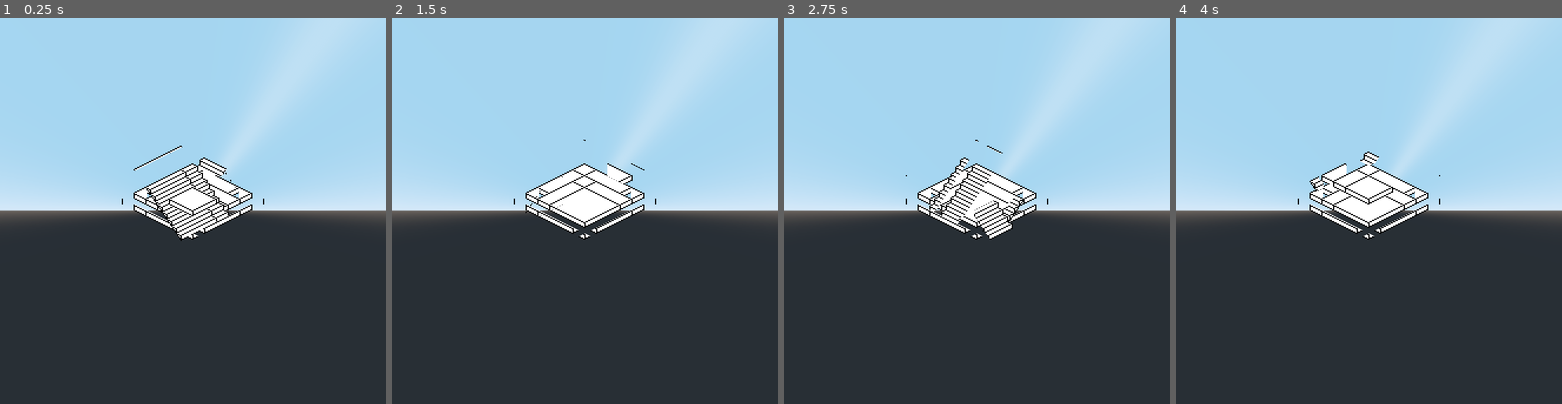
Above: before the commit, frames 1-4 (left to right).
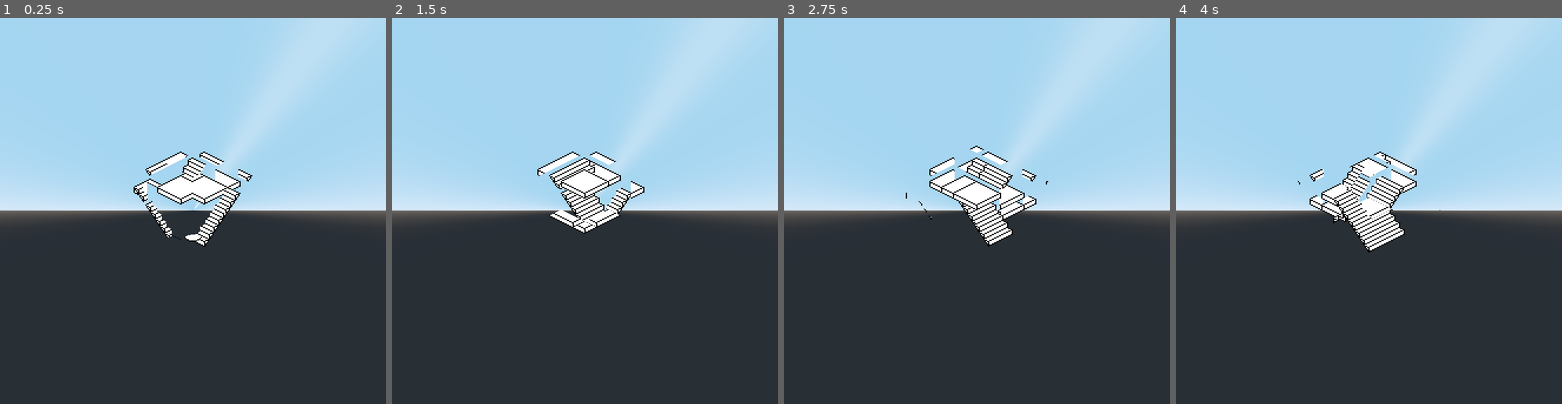
Above: after the commit, the same moments.

Repository: jlcarr/IsoMAZEtric
Game: Godot game, scene res://Main.tscn
Same seed, same stepped clock (60 frames per second), same inputs: the game is played once before the commit and once after it.
Inputs:
- Up to frame 1 (0.25 s): no input
- Up to frame 2 (1.5 s): tap Enter at 0.5 s; hold Right (ui_right) 0.53-1.28 s; hold Shift (ui_rotate) 0.53-1.28 s; tap Space at 1.25 s; hold Down (ui_down) from 1.28 s (still down); tap Shift (ui_rotate) at 1.35 s
- Up to frame 3 (2.75 s): tap Enter at 2 s; release Down (ui_down) at 2.03 s; hold Right (ui_right) from 2.03 s (still down); hold Shift (ui_rotate) from 2.03 s (still down)
- Up to frame 4 (4 s): tap Space at 2.75 s; release Right (ui_right) at 2.78 s; release Shift (ui_rotate) at 2.78 s; hold Up (ui_up) 2.78-3.53 s; tap Shift (ui_rotate) at 2.85 s; tap Enter at 3.5 s; hold Left (ui_left) from 3.53 s (still down); hold Shift (ui_rotate) from 3.53 s (still down)

The runs differ from the first frame. In frame 1, 3.6% of the frame differs, in the area x 31-69%, y 33-60%; in frame 2, 3.1%; in frame 3, 3.3%; in frame 4, 3.4%.

Commit message:
Added random walk. Tried to fix player respawn position.

Diff:
--- a/src/Levels.gd
+++ b/src/Levels.gd
@@ -1,6 +1,4 @@
 extends Node
-
-# Consider using callv for generator functions
 
 const levels = [
 	{
@@ -9,15 +7,26 @@
 		"ConstMap":
 			[
 				[
-					[1,1,],
-					[1,1,]
+					[1,1],
+					[1,1]
 				],
 				[
 					[0,0],
-					[3,2]
+					[3,0]
 				]
-			],
-		"GenFunc": ""
+			]
+	},
+	{
+		"Name": "",
+		"HintText": "",
+		"ConstMap":
+			[
+				[
+					[1,1,1],
+					[1,1,1],
+					[1,1,1]
+				]
+			]
 	},
 	{
 		"Name": "",
@@ -45,8 +54,7 @@
 					[0,0,0,0,0],
 					[0,0,0,0,0],
 				]
-			],
-		"GenFunc": ""
+			]
 	},
 	{
 		"Name": "",
@@ -81,20 +89,108 @@
 					[1,3,0,0,0],
 					[1,3,0,0,0],
 				],
-			],
-		"GenFunc": ""
+			]
+	},
+	{
+		"Name": "",
+		"HintText": "",
+		"FuncMap": "random_walk",
+		"MapParams": [Vector3(6,6,6), 2*6*6*6]
 	}
 ]
 
 
-func random_walk(x_l, y_l, z_l, walk_len):
-	var map = []
-	for i in x_l:
+func random_walk(dim, walk_len):
+	randomize()
+	# Initialize the map to empty
+	var level_array = []
+	for i in dim.y:
 		var sub_plat = []
-		for j in y_l:
+		for j in dim.z:
 			var sub_row = []
-			for k in z_l:
-				sub_row.append(0)
+			for k in dim.x:
+				sub_row.append(-1)
 			sub_plat.append(sub_row)
-		map.append(sub_plat)
-	pass
+		level_array.append(sub_plat)
+
+	# Initial position
+	var pos = Vector3(dim.x-1, 1, dim.z-1)
+	level_array[pos.y-1][pos.z][pos.x] = 1
+	level_array[pos.y][pos.z][pos.x] = 0
+
+	# Random walk
+	for step in walk_len:
+		var choices = []
+		for move in valid_moves[level_array[pos.y-1][pos.z][pos.x]]:
+			var new_pos = pos + move["dpos"]
+			if check_bounds(new_pos, dim) and \
+				check_bounds(new_pos + Vector3(0,-1,0), dim) and \
+				[-1, 0].has(level_array[new_pos.y][new_pos.z][new_pos.x]) and \
+				[-1, move["tile"]].has(level_array[new_pos.y-1][new_pos.z][new_pos.x]):
+				choices.append(move)
+		if choices.empty():
+			break
+		var choice = choices[randi() % choices.size()]
+		pos = pos + choice["dpos"]
+		if pos.y + 1 < dim.y and level_array[pos.y+1][pos.z][pos.x] == -1:
+			level_array[pos.y+1][pos.z][pos.x] = 0
+		level_array[pos.y][pos.z][pos.x] = 0
+		level_array[pos.y-1][pos.z][pos.x] = choice["tile"]
+
+	# Final cleanup
+	for y in level_array.size():
+		for z in level_array[y].size():
+			for x in level_array[y][z].size():
+				if level_array[y][z][x] == -1:
+					level_array[y][z][x] = 0
+	return level_array
+
+
+
+
+func check_bounds(pos, dim):
+	return pos.x >= 0 and pos.x < dim.x and \
+		pos.y >= 0 and pos.y < dim.y and \
+		pos.z >= 0 and pos.z < dim.z
+
+
+const valid_moves = {
+	1 : [
+		{"dpos": Vector3(1,0,0), "tile": 1},
+		{"dpos": Vector3(-1,0,0), "tile": 1},
+		{"dpos": Vector3(0,0,1), "tile": 1},
+		{"dpos": Vector3(0,0,-1), "tile": 1},
+		{"dpos": Vector3(0,1,-1), "tile": 2},
+		{"dpos": Vector3(0,0,1), "tile": 2},
+		{"dpos": Vector3(-1,1,0), "tile": 3},
+		{"dpos": Vector3(1,0,0), "tile": 3},
+		{"dpos": Vector3(0,1,1), "tile": 4},
+		{"dpos": Vector3(0,0,-1), "tile": 4},
+		{"dpos": Vector3(1,1,0), "tile": 5},
+		{"dpos": Vector3(-1,0,0), "tile": 5},
+	],
+	2: [
+		{"dpos": Vector3(0,1,-1), "tile": 2},
+		{"dpos": Vector3(0,0,-1), "tile": 1},
+		{"dpos": Vector3(0,-1,1), "tile": 2},
+		{"dpos": Vector3(0,-1,1), "tile": 1},
+	],
+	3: [
+		{"dpos": Vector3(-1,1,0), "tile": 3},
+		{"dpos": Vector3(-1,0,0), "tile": 1},
+		{"dpos": Vector3(1,-1,0), "tile": 3},
+		{"dpos": Vector3(1,-1,0), "tile": 1},
+	],
+	4: [
+		{"dpos": Vector3(0,1,1), "tile": 4},
+		{"dpos": Vector3(0,0,1), "tile": 1},
+		{"dpos": Vector3(0,-1,-1), "tile": 4},
+		{"dpos": Vector3(0,-1,-1), "tile": 1},
+	],
+	5: [
+		{"dpos": Vector3(1,1,0), "tile": 5},
+		{"dpos": Vector3(1,0,0), "tile": 1},
+		{"dpos": Vector3(-1,-1,0), "tile": 5},
+		{"dpos": Vector3(-1,-1,0), "tile": 1},
+	],
+}
--- a/src/Main.gd
+++ b/src/Main.gd
@@ -1,6 +1,4 @@
 extends Spatial
-
-const Levels = preload("Levels.gd").levels
 
 # Load all the tiles
 #const Cube = preload("Tiles/Cube/Cube.tscn")
@@ -22,20 +20,28 @@
 
 func _ready():
 	obj_list.append(player)
-	player.position(Vector3(0,1,0))
-
-	construct_level(Levels[2]["ConstMap"])
+	var level = Levels.levels[4]
+	if level.has("ConstMap"):
+		construct_level(level["ConstMap"])
+	elif level.has("FuncMap"):
+		var level_array = Levels.callv(level["FuncMap"], level["MapParams"])
+		construct_level(level_array)
+	player.position(player.orig)
 
 func _input(event):
 	if event.is_action_pressed("ui_rotate"):
+		var rot_mat = Basis()
+		rot_mat = rot_mat.rotated(Vector3(0,1,0), PI/2)
+		player.orig = rot_mat*player.orig
 		for element in obj_list:
 			element.rot()
 
 func construct_level(level_array):
 	var offset = Vector3()
-	offset.x = level_array[0][0].size()/2
+	offset.x = level_array[0][0].size()/2 - 0.5
 	#offset.y = level_array.size()/2
-	offset.z = level_array[0].size()/2
+	offset.z = level_array[0].size()/2 - 0.5
+	player.orig = offset + Vector3(0,1,0)
 	for y in level_array.size():
 		for z in level_array[y].size():
 			for x in level_array[y][z].size():
--- a/src/player.gd
+++ b/src/player.gd
@@ -11,6 +11,7 @@
 	body = _self
 
 # Setup vars
+var orig = Vector3()
 const GRAVITY = 0.98
 const JUMP_FORCE = 20
 var fall_speed = 0
@@ -55,4 +56,4 @@
 		fall_speed = JUMP_FORCE
 
 	if self.transform.origin.y < -10:
-		self.transform.origin = Vector3(0,1,0)
+		self.position(orig)
